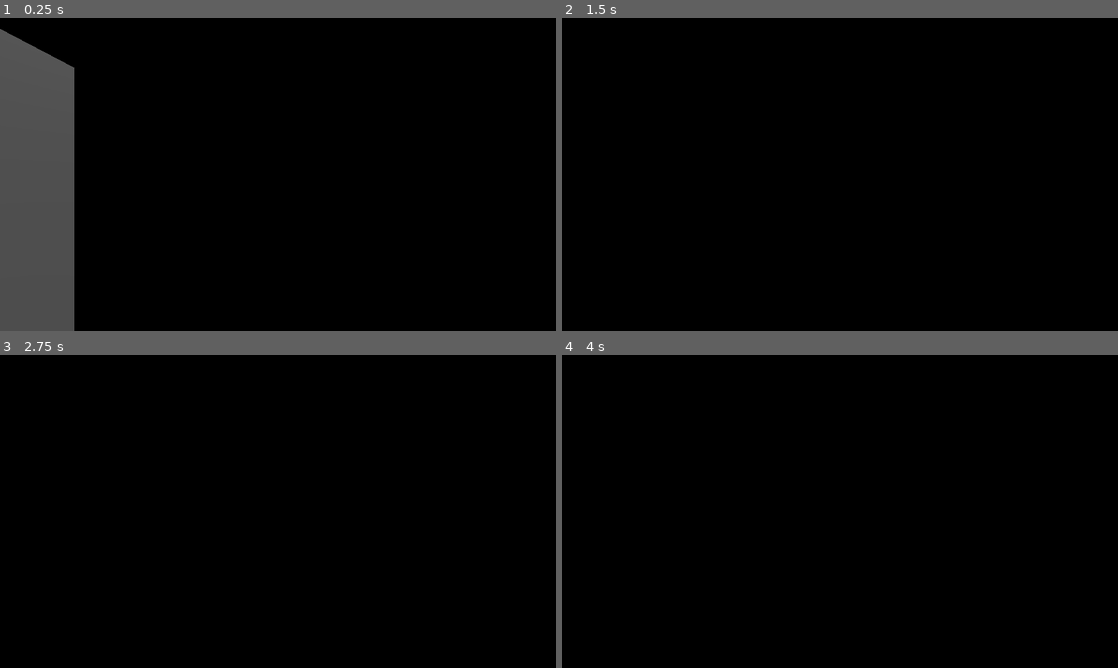
Above: before the commit, frames 1-4 (two rows, left to right).
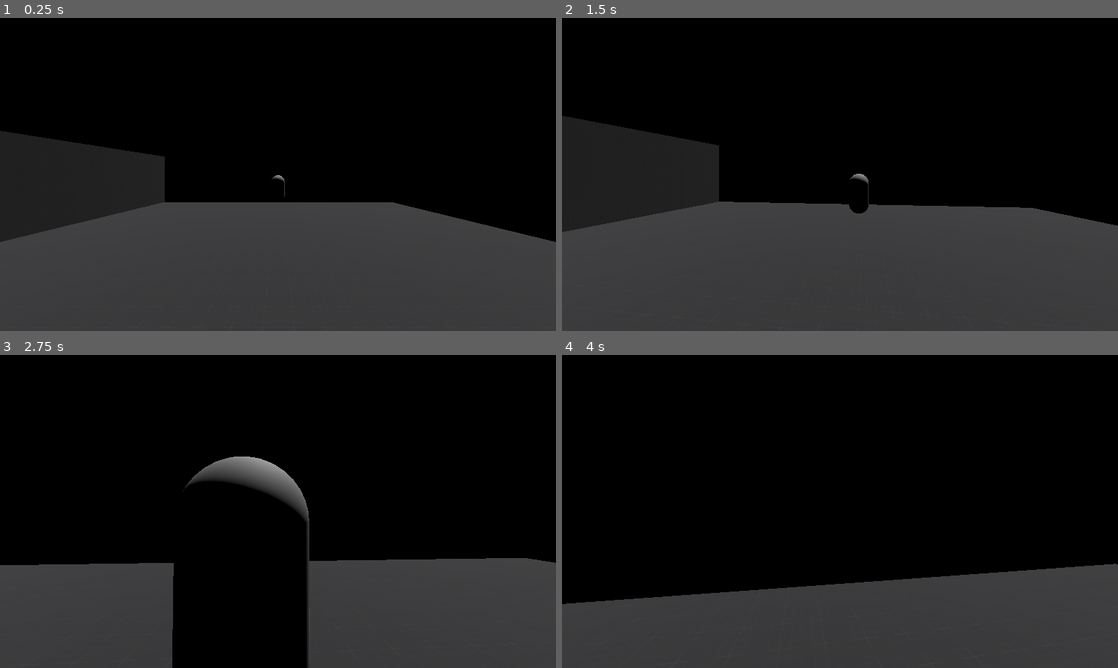
Above: after the commit, the same moments.

Repository: DrOtter3000/EscapeTheDingoDen
Game: Godot game, scene res://Levels/basic_level.tscn
Two runs of this game, one before a commit and one after it. Both use one fixed random seed, a clock stepped at 60 frames per second and the inputs below.
Inputs (mouse positions are in pixels of both pictures, inside the frame that each line leads up to):
- Up to frame 1 (0.25 s): no input
- Up to frame 2 (1.5 s): tap Enter (ui_accept) at 0.5, 0.6 s; move the mouse to (867, 174) at 0.52 s; hold W (forward) from 0.53 s (still down); tap Space (jump) at 0.77, 1.07 s; tap F (flashlight, bound only after the commit) at 0.8, 1.35 s; move the mouse to (812, 174) at 1.27 s
- Up to frame 3 (2.75 s): keep holding W (forward); tap Space (jump) at 1.52, 1.55, 1.82, 2.1 s; move the mouse to (289, 505) at 2.02 s; tap Enter (ui_accept) at 2.3 s
- Up to frame 4 (4 s): keep holding W (forward); move the mouse to (834, 517) at 2.77 s; tap Enter (ui_accept) at 2.85 s; tap Space (jump) at 3.02, 3.32, 3.77, 3.8 s; tap F (flashlight, bound only after the commit) at 3.05, 3.6 s; move the mouse to (878, 514) at 3.52 s

The runs differ from the first frame. In frame 1, 44% of the frame differs, in the area x 0-100%, y 3-100%; in frame 2, 46%, in the area x 0-100%, y 31-100%; in frame 3, 28%; in frame 4, 27%.

Commit message:
add enemy

Diff:
--- /dev/null
+++ b/Enemies/melee_basic.gd
@@ -0,0 +1,66 @@
+extends CharacterBody3D
+
+
+const SPEED = 5.0
+const JUMP_VELOCITY = 4.5
+
+# Get the gravity from the project settings to be synced with RigidBody nodes.
+var gravity: float = ProjectSettings.get_setting("physics/3d/default_gravity")
+
+var player
+@export var detection_range := 10.0
+@export var attack_range := 2.0
+@export var damage := 5
+@onready var navigation_agent_3d: NavigationAgent3D = $NavigationAgent3D
+@onready var animation_player: AnimationPlayer = $AnimationPlayer
+
+var provoked := false
+
+func _ready() -> void:
+	player = get_tree().get_first_node_in_group("Player")
+
+
+func _process(delta: float) -> void:
+	if provoked:
+		navigation_agent_3d.target_position = player.global_position
+
+
+func _physics_process(delta: float) -> void:
+	var next_position = navigation_agent_3d.get_next_path_position()
+	var distance = global_position.distance_to(player.global_position)
+
+	if distance < detection_range:
+		provoked = true
+
+	if distance < attack_range:
+		animation_player.play("attack")
+
+	# Add the gravity.
+	if not is_on_floor():
+		velocity.y -= gravity * delta
+
+	# Handle jump.
+	if Input.is_action_just_pressed("ui_accept") and is_on_floor():
+		velocity.y = JUMP_VELOCITY
+
+	var direction := global_position.direction_to(next_position)
+
+	if direction:
+		look_at_target(direction)
+		velocity.x = direction.x * SPEED
+		velocity.z = direction.z * SPEED
+	else:
+		velocity.x = move_toward(velocity.x, 0, SPEED)
+		velocity.z = move_toward(velocity.z, 0, SPEED)
+
+	move_and_slide()
+
+
+func look_at_target(direction: Vector3):
+	var adjusted_direction = direction
+	adjusted_direction.y = 0
+	look_at(global_position + adjusted_direction, Vector3.UP, true)
+
+
+func hurt_player():
+	player.hitpoints -= damage
--- /dev/null
+++ b/Enemies/melee_basic.tscn
@@ -0,0 +1,84 @@
+[gd_scene load_steps=9 format=3 uid="uid://dl36sjhgi44rq"]
+
+[ext_resource type="Script" path="res://Enemies/melee_basic.gd" id="1_jtbc0"]
+
+[sub_resource type="CapsuleShape3D" id="CapsuleShape3D_7m30e"]
+
+[sub_resource type="CapsuleMesh" id="CapsuleMesh_7qax0"]
+
+[sub_resource type="StandardMaterial3D" id="StandardMaterial3D_e64uo"]
+albedo_color = Color(1, 0, 1, 1)
+
+[sub_resource type="BoxMesh" id="BoxMesh_7io3y"]
+material = SubResource("StandardMaterial3D_e64uo")
+size = Vector3(0.2, 0.2, 1)
+
+[sub_resource type="Animation" id="Animation_s7ria"]
+resource_name = "attack"
+tracks/0/type = "method"
+tracks/0/imported = false
+tracks/0/enabled = true
+tracks/0/path = NodePath(".")
+tracks/0/interp = 1
+tracks/0/loop_wrap = true
+tracks/0/keys = {
+"times": PackedFloat32Array(0.5),
+"transitions": PackedFloat32Array(1),
+"values": [{
+"args": [],
+"method": &"hurt_player"
+}]
+}
+tracks/1/type = "value"
+tracks/1/imported = false
+tracks/1/enabled = true
+tracks/1/path = NodePath("MeshInstance3D/MeshInstance3D:position")
+tracks/1/interp = 1
+tracks/1/loop_wrap = true
+tracks/1/keys = {
+"times": PackedFloat32Array(0, 1),
+"transitions": PackedFloat32Array(1, 1),
+"update": 0,
+"values": [Vector3(0, 0.487, 0.315), Vector3(0, 0.487, 0.5)]
+}
+
+[sub_resource type="Animation" id="Animation_didpv"]
+length = 0.001
+tracks/0/type = "value"
+tracks/0/imported = false
+tracks/0/enabled = true
+tracks/0/path = NodePath("MeshInstance3D/MeshInstance3D:position")
+tracks/0/interp = 1
+tracks/0/loop_wrap = true
+tracks/0/keys = {
+"times": PackedFloat32Array(0),
+"transitions": PackedFloat32Array(1),
+"update": 0,
+"values": [Vector3(0, 0.487, 0.315)]
+}
+
+[sub_resource type="AnimationLibrary" id="AnimationLibrary_2u2hj"]
+_data = {
+"RESET": SubResource("Animation_didpv"),
+"attack": SubResource("Animation_s7ria")
+}
+
+[node name="MeleeBasic" type="CharacterBody3D"]
+script = ExtResource("1_jtbc0")
+
+[node name="CollisionShape3D" type="CollisionShape3D" parent="."]
+shape = SubResource("CapsuleShape3D_7m30e")
+
+[node name="MeshInstance3D" type="MeshInstance3D" parent="."]
+mesh = SubResource("CapsuleMesh_7qax0")
+
+[node name="MeshInstance3D" type="MeshInstance3D" parent="MeshInstance3D"]
+transform = Transform3D(1, 0, 0, 0, 1, 0, 0, 0, 1, 0, 0.487, 0.315)
+mesh = SubResource("BoxMesh_7io3y")
+
+[node name="NavigationAgent3D" type="NavigationAgent3D" parent="."]
+
+[node name="AnimationPlayer" type="AnimationPlayer" parent="."]
+libraries = {
+"": SubResource("AnimationLibrary_2u2hj")
+}
--- a/Levels/basic_level.tscn
+++ b/Levels/basic_level.tscn
@@ -1,6 +1,17 @@
-[gd_scene load_steps=2 format=3 uid="uid://cxnhpjpe4wjct"]
+[gd_scene load_steps=6 format=3 uid="uid://cxnhpjpe4wjct"]
 
 [ext_resource type="PackedScene" uid="uid://cley0ul24idnj" path="res://Player/player.tscn" id="1_yw43a"]
+[ext_resource type="Texture2D" uid="uid://dkeq5o8vsb6di" path="res://Levels/texture_02.png" id="2_an4bc"]
+[ext_resource type="PackedScene" uid="uid://dl36sjhgi44rq" path="res://Enemies/melee_basic.tscn" id="2_coc0r"]
+
+[sub_resource type="NavigationMesh" id="NavigationMesh_wrxau"]
+vertices = PackedVector3Array(-9.25, 0, -9.25, -9.25, 0, 9.25, 9.5, 0, 9.25, 9.5, 0, -9.25)
+polygons = [PackedInt32Array(3, 2, 0), PackedInt32Array(0, 2, 1)]
+
+[sub_resource type="StandardMaterial3D" id="StandardMaterial3D_q7vxy"]
+albedo_texture = ExtResource("2_an4bc")
+uv1_triplanar = true
+uv1_world_triplanar = true
 
 [node name="BasicLevel" type="Node3D"]
 
@@ -8,10 +19,19 @@
 transform = Transform3D(-0.866025, -0.433013, 0.25, 0, 0.5, 0.866025, -0.5, 0.75, -0.433013, 0, 0, 0)
 
 [node name="Player" parent="." instance=ExtResource("1_yw43a")]
-transform = Transform3D(1, 0, 0, 0, 1, 0, 0, 0, 1, 0, 2, 0)
+transform = Transform3D(1, 0, 0, 0, 1, 0, 0, 0, 1, 0, 2, 8)
 
-[node name="SpawnRoom" type="CSGBox3D" parent="."]
+[node name="Enemies" type="Node3D" parent="."]
+
+[node name="MeleeBasic" parent="Enemies" instance=ExtResource("2_coc0r")]
+transform = Transform3D(-1, 0, -8.74228e-08, 0, 1, 0, 8.74228e-08, 0, -1, 0, 1.20003, -7)
+
+[node name="NavigationRegion3D" type="NavigationRegion3D" parent="."]
+navigation_mesh = SubResource("NavigationMesh_wrxau")
+
+[node name="SpawnRoom" type="CSGBox3D" parent="NavigationRegion3D"]
 transform = Transform3D(1, 0, 0, 0, 1, 0, 0, 0, 1, 0, 1.5, 0)
 use_collision = true
 flip_faces = true
-size = Vector3(6, 4, 6)
+size = Vector3(20, 4, 20)
+material = SubResource("StandardMaterial3D_q7vxy")
--- a/Player/player.gd
+++ b/Player/player.gd
@@ -9,8 +9,14 @@
 
 @onready var flashlight: SpotLight3D = $CameraPivot/Camera3D/Flashlight
 
+@export var max_hitpoints : int = 100
+
 var mouse_motion := Vector2.ZERO
 var fall_multiplier := 2.0
+var hitpoints := max_hitpoints:
+	set(value):
+		hitpoints = value
+		print(hitpoints)
 
 
 func _ready() -> void:
--- a/Player/player.tscn
+++ b/Player/player.tscn
@@ -4,7 +4,7 @@
 
 [sub_resource type="CapsuleShape3D" id="CapsuleShape3D_voo7q"]
 
-[node name="Player" type="CharacterBody3D"]
+[node name="Player" type="CharacterBody3D" groups=["Player"]]
 script = ExtResource("1_nqqyq")
 
 [node name="CollisionShape3D" type="CollisionShape3D" parent="."]
--- a/project.godot
+++ b/project.godot
@@ -47,3 +47,8 @@
 "events": [Object(InputEventKey,"resource_local_to_scene":false,"resource_name":"","device":-1,"window_id":0,"alt_pressed":false,"shift_pressed":false,"ctrl_pressed":false,"meta_pressed":false,"pressed":false,"keycode":0,"physical_keycode":32,"key_label":0,"unicode":32,"echo":false,"script":null)
 ]
 }
+flashlight={
+"deadzone": 0.5,
+"events": [Object(InputEventKey,"resource_local_to_scene":false,"resource_name":"","device":-1,"window_id":0,"alt_pressed":false,"shift_pressed":false,"ctrl_pressed":false,"meta_pressed":false,"pressed":false,"keycode":0,"physical_keycode":70,"key_label":0,"unicode":102,"echo":false,"script":null)
+]
+}
Binary file added: Levels/texture_02.png
Not shown, added: Levels/texture_02.png.import
